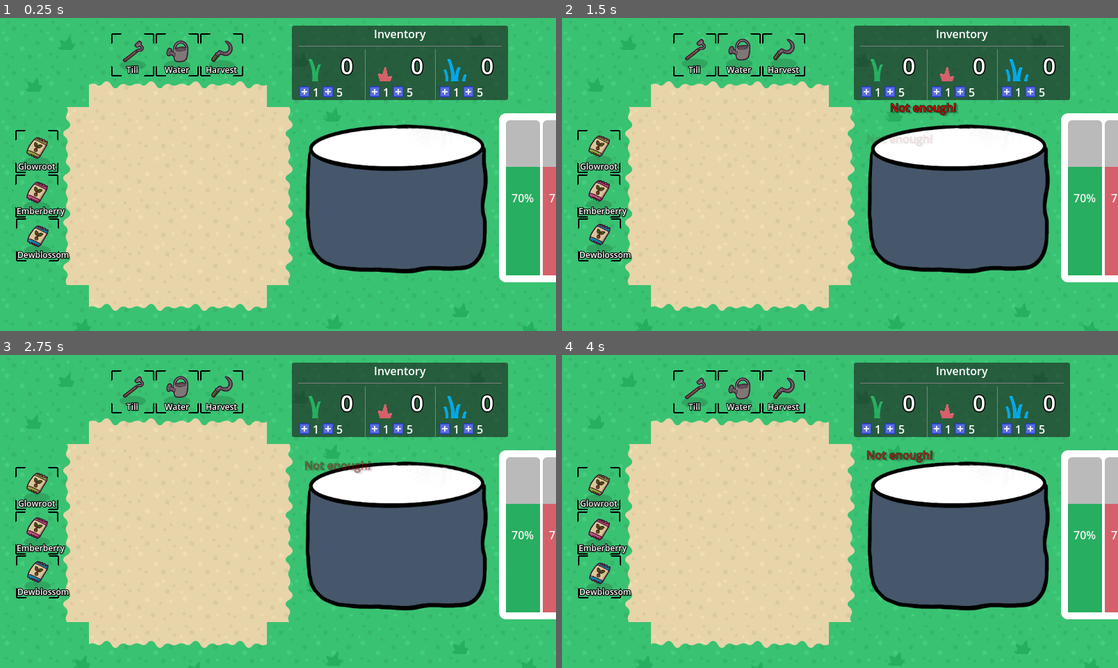
Above: before the commit, frames 1-4 (two rows, left to right).
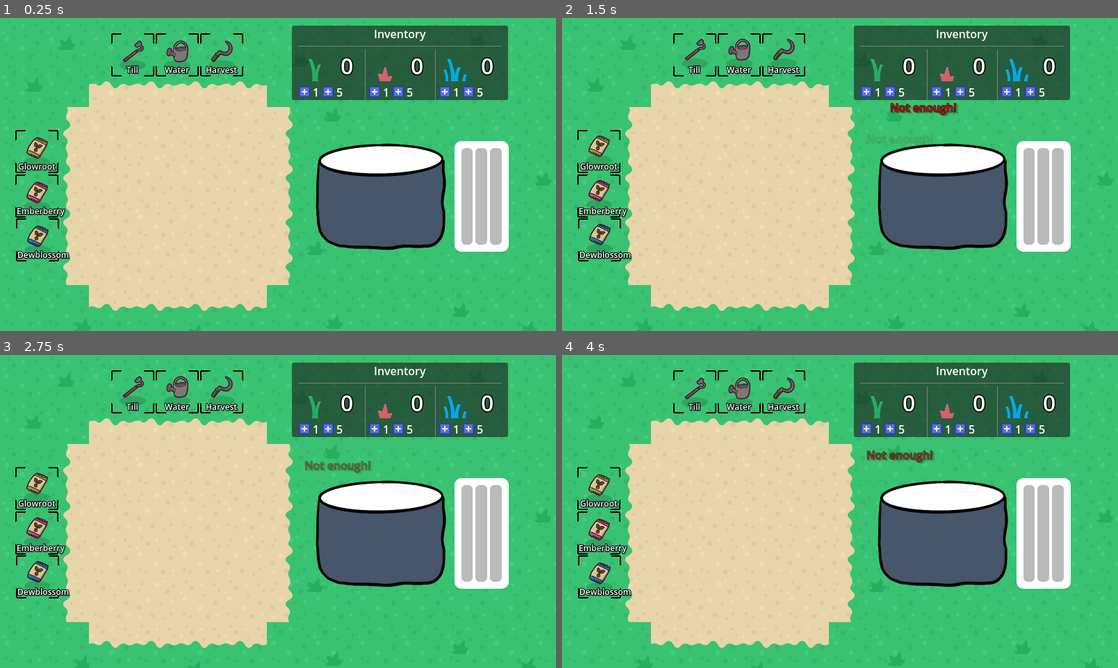
Above: after the commit, the same moments.

Repository: KurzweilTV/godotwild79
Game: Godot game, scene res://gameboard/Main.tscn
Two runs of this game, one before a commit and one after it. Both use one fixed random seed, a clock stepped at 60 frames per second and the inputs below.
Inputs (mouse positions are in pixels of both pictures, inside the frame that each line leads up to):
- Up to frame 1 (0.25 s): no input
- Up to frame 2 (1.5 s): click (867, 93) at 0.5 s; click (890, 93) at 1.25 s
- Up to frame 3 (2.75 s): click (305, 430) at 2 s
- Up to frame 4 (4 s): click (890, 430) at 2.75 s; click (867, 430) at 3.5 s

The runs differ from the first frame. In frame 1, 12% of the frame differs, in the area x 54-100%, y 30-85%; in frame 2, 12%; in frame 3, 12%; in frame 4, 12%.

Commit message:
Links up new cauldron UI

Diff:
--- a/gameboard/Main.tscn
+++ b/gameboard/Main.tscn
@@ -257,7 +257,7 @@
 crop = ExtResource("19_nuy2r")
 
 [node name="Cauldron" parent="." instance=ExtResource("30_keahd")]
-position = Vector2(572, 252)
+position = Vector2(549, 251)
 
 [node name="GameUI" type="CanvasLayer" parent="."]
 
--- a/gameboard/cauldron/Cauldron.tscn
+++ b/gameboard/cauldron/Cauldron.tscn
@@ -26,19 +26,19 @@
 
 [node name="Liquid" type="Sprite2D" parent="."]
 position = Vector2(1, 0)
-scale = Vector2(0.7, 0.7)
+scale = Vector2(0.5, 0.5)
 texture = ExtResource("1_rjscg")
 
 [node name="Body" type="Sprite2D" parent="."]
 position = Vector2(0, 0.5)
-scale = Vector2(0.7, 0.7)
+scale = Vector2(0.5, 0.5)
 texture = ExtResource("1_0tuof")
 
 [node name="Mixbars" type="PanelContainer" parent="."]
-offset_left = 146.0
-offset_top = -115.0
-offset_right = 323.0
-offset_bottom = 128.0
+offset_left = 105.0
+offset_top = -74.0
+offset_right = 183.0
+offset_bottom = 85.0
 theme_override_styles/panel = SubResource("StyleBoxFlat_f7bjt")
 
 [node name="MarginContainer" type="MarginContainer" parent="Mixbars"]
@@ -52,31 +52,34 @@
 layout_mode = 2
 
 [node name="Ingredient1" type="ProgressBar" parent="Mixbars/MarginContainer/Barbox"]
+unique_name_in_owner = true
 layout_mode = 2
 size_flags_horizontal = 3
 size_flags_vertical = 1
 theme_override_styles/fill = SubResource("StyleBoxFlat_51fau")
 max_value = 10.0
 step = 1.0
-value = 7.0
 fill_mode = 3
+show_percentage = false
 
 [node name="Ingredient2" type="ProgressBar" parent="Mixbars/MarginContainer/Barbox"]
+unique_name_in_owner = true
 layout_mode = 2
 size_flags_horizontal = 3
 size_flags_vertical = 1
 theme_override_styles/fill = SubResource("StyleBoxFlat_nofs7")
 max_value = 10.0
 step = 1.0
-value = 7.0
 fill_mode = 3
+show_percentage = false
 
 [node name="Ingredient3" type="ProgressBar" parent="Mixbars/MarginContainer/Barbox"]
+unique_name_in_owner = true
 layout_mode = 2
 size_flags_horizontal = 3
 size_flags_vertical = 1
 theme_override_styles/fill = SubResource("StyleBoxFlat_jcgkj")
 max_value = 10.0
 step = 1.0
-value = 7.0
 fill_mode = 3
+show_percentage = false
--- a/gameboard/cauldron/scripts/cauldron.gd
+++ b/gameboard/cauldron/scripts/cauldron.gd
@@ -1,12 +1,17 @@
 class_name Cauldron
 extends Node2D
 
-@export var cook_slot_1: Dictionary = {}
-@export var cook_slot_2: Dictionary = {}
+@export var cook_slot_1: Dictionary = {} # Glowroot
+@export var cook_slot_2: Dictionary = {} # Emberberry
+@export var cook_slot_3: Dictionary = {} # Dewblossom
 
 const DEWBLOSSOM = preload("res://crops/resources/dewblossom.tres") # Blue
 const EMBERBERRY = preload("res://crops/resources/emberberry.tres") # Red
 const GLOWROOT = preload("res://crops/resources/glowroot.tres") # Green
+
+@onready var ingredient_1: ProgressBar = %Ingredient1
+@onready var ingredient_2: ProgressBar = %Ingredient2
+@onready var ingredient_3: ProgressBar = %Ingredient3
 
 @onready var liquid: Sprite2D = $Liquid
 
@@ -14,8 +19,7 @@
 	var total_quantity = 0
 	var weighted_color = Color(0, 0, 0, 0)
 
-	# List of active ingredient slots
-	var ingredient_slots = [cook_slot_1, cook_slot_2]
+	var ingredient_slots = [cook_slot_1, cook_slot_2, cook_slot_3]
 
 	for slot in ingredient_slots:
 		if slot and slot.has("crop") and slot.has("count"):
@@ -32,45 +36,45 @@
 	liquid.modulate = weighted_color
 
 
-func add_ingredient(ingredient: Crop, amount: int) -> void:
+func add_ingredient(slot: Dictionary, ingredient: Crop, amount: int) -> void:
 	var ingredient_name = ingredient.crop_name
 
 	if Inventory.has_item(ingredient_name, amount):
 		Inventory.remove_item(ingredient_name, amount)
 
-		var slots = [cook_slot_1, cook_slot_2]
+		if slot.has("crop") and slot["crop"] == ingredient:
+			slot["count"] += amount
+		else:
+			slot["crop"] = ingredient
+			slot["count"] = amount
 
-		for i in range(slots.size()):
-			if slots[i].has("crop") and slots[i]["crop"] == ingredient:
-				slots[i]["count"] += amount
-				update_liquid_color()
-				return
+		update_liquid_color()
+		update_progress_ui()
 
-		for i in range(slots.size()):
-			if slots[i].is_empty():
-				slots[i]["crop"] = ingredient
-				slots[i]["count"] = amount
-				update_liquid_color()
-				return
 	else:
 		GlobalCursor.float_text("Not enough!", Color.RED)
 		print("Not enough ", ingredient_name, " in inventory")
 
-# BUTTON FUNCTIONS
+func update_progress_ui():
+	ingredient_1.value = cook_slot_1.get("count", 0)
+	ingredient_2.value = cook_slot_2.get("count", 0)
+	ingredient_3.value = cook_slot_3.get("count", 0)
+
+# Buttons
 func _on_add_glowroot_one_pressed() -> void:
-	add_ingredient(GLOWROOT, 1)
+	add_ingredient(cook_slot_1, GLOWROOT, 1)
 
 func _on_add_glowroot_five_pressed() -> void:
-	add_ingredient(GLOWROOT, 5)
+	add_ingredient(cook_slot_1, GLOWROOT, 5)
 
 func _on_add_emberberry_one_pressed() -> void:
-	add_ingredient(EMBERBERRY, 1)
+	add_ingredient(cook_slot_2, EMBERBERRY, 1)
 
 func _on_add_emberberry_five_pressed() -> void:
-	add_ingredient(EMBERBERRY, 5)
+	add_ingredient(cook_slot_2, EMBERBERRY, 5)
 
 func _on_add_dewblossom_one_pressed() -> void:
-	add_ingredient(DEWBLOSSOM, 1)
+	add_ingredient(cook_slot_3, DEWBLOSSOM, 1)
 
 func _on_add_dewblossom_five_pressed() -> void:
-	add_ingredient(DEWBLOSSOM, 5)
+	add_ingredient(cook_slot_3, DEWBLOSSOM, 5)
